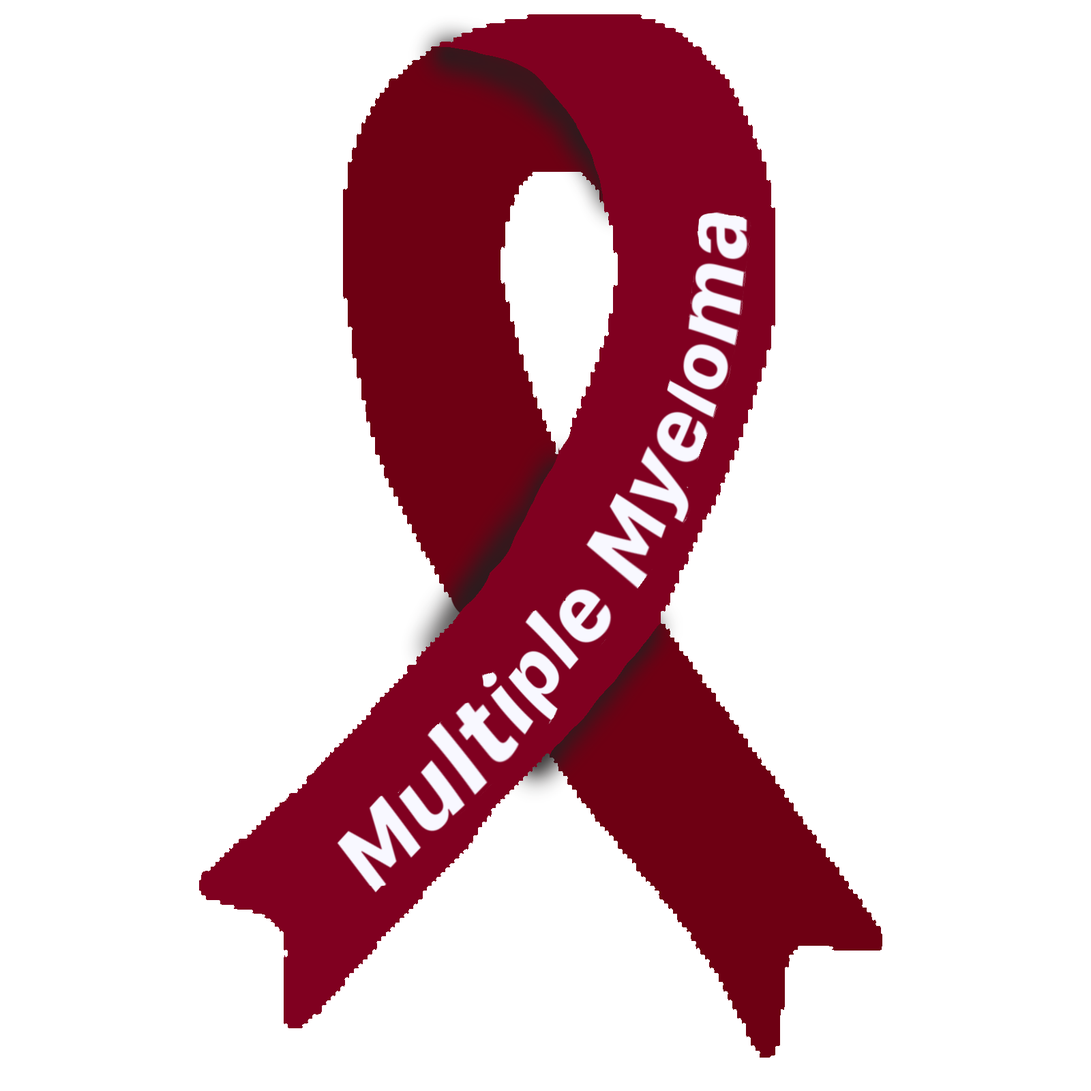
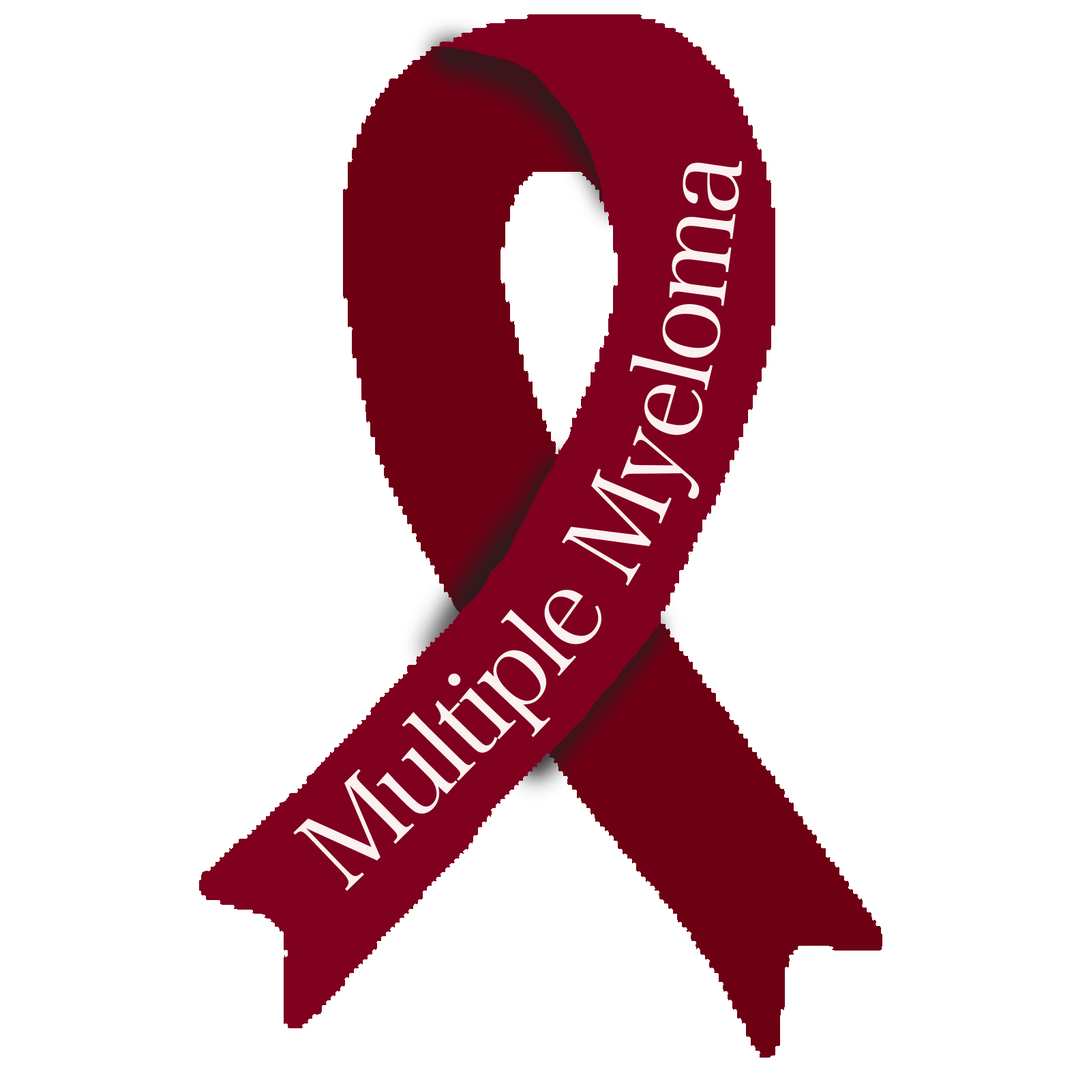
Revision of a layered 1091 x 1091 image; what changed, layer by layer:
added layer "text path" above "Multiple Myelom..." over left=293, top=160, right=743, bottom=892
hid "Multiple Myeloma" over left=336, top=210, right=752, bottom=894
